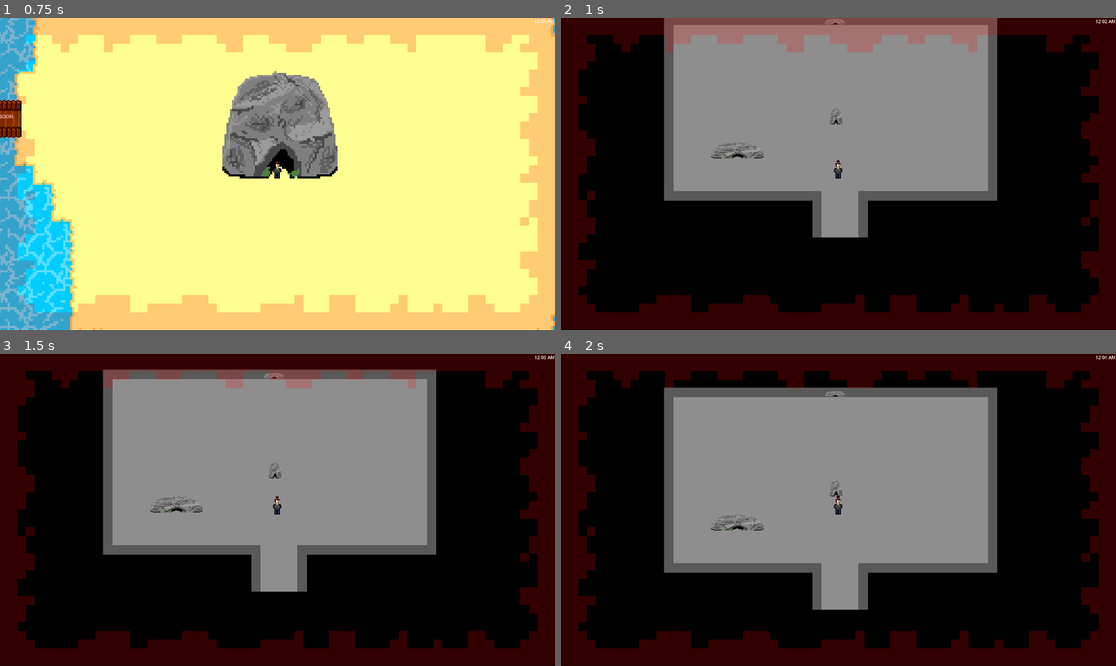
Above: before the commit, frames 1-4 (two rows, left to right).
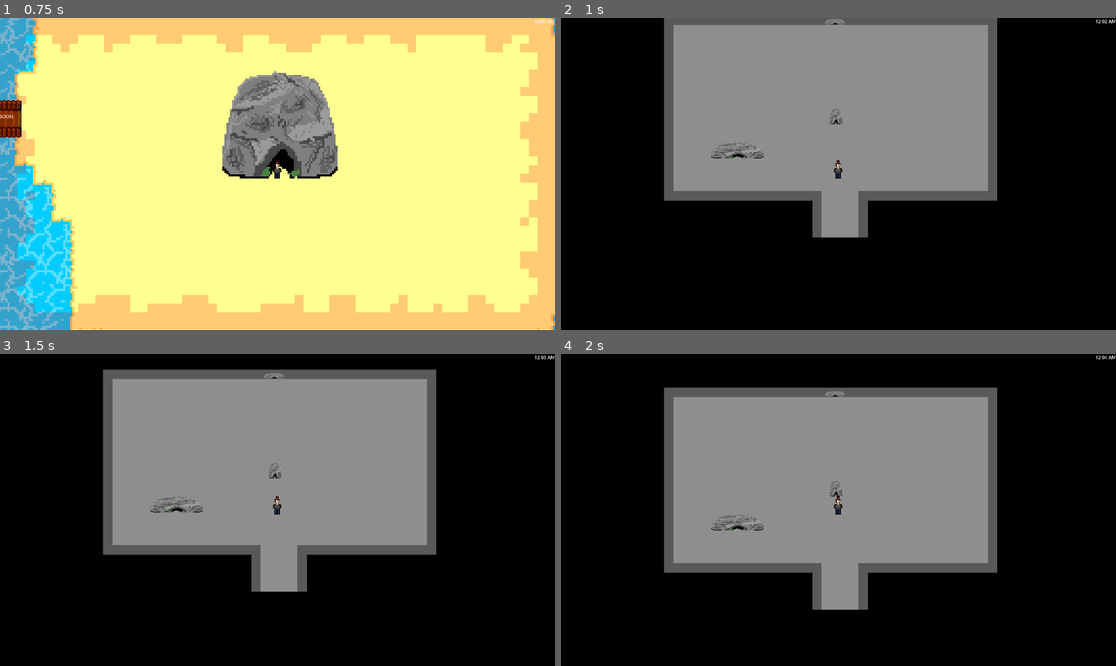
Above: after the commit, the same moments.

Repository: SIN-Studios/Greed
Game: Godot game, scene res://Levels/main_level.tscn
Two runs of this game, one before a commit and one after it. Both use one fixed random seed, a clock stepped at 60 frames per second and the inputs below.
Inputs (mouse positions are in pixels of both pictures, inside the frame that each line leads up to):
- Up to frame 1 (0.75 s): tap Enter at 0.5 s; move the mouse to (249, 236) at 0.52 s; hold W (move_forward) from 0.53 s (still down); tap Up (damage) at 0.6 s
- Up to frame 2 (1 s): keep holding W (move_forward)
- Up to frame 3 (1.5 s): keep holding W (move_forward); move the mouse to (444, 556) at 1.27 s; tap E (interact) at 1.35 s
- Up to frame 4 (2 s): keep holding W (move_forward)

Frame 1 is identical in both runs. In frame 2, 22% of the frame differs, in the area x 0-100%, y 0-100%; in frame 3, 22%; in frame 4, 22%.

Commit message:
fixed health fx bug when walking into a new scene

Diff:
--- a/Project/UI/health.gd
+++ b/Project/UI/health.gd
@@ -5,10 +5,11 @@
 
 func _process(_delta: float) -> void:
 	if not player:
+		player = get_tree().get_first_node_in_group("player")
 		return
 
-	$health_indicator.self_modulate.a8 = (100 - float(player.health)) * 2.55
+	$health_indicator.modulate.a8 = (100 - float(player.health)) * 2.55
 	if player.time_till_regen > 2:
-		$health_indicator.self_modulate.r8 = 255
+		$health_indicator.modulate.r8 = 255
 	else:
-		$health_indicator.self_modulate.r8 = lerp($health_indicator.self_modulate.r8, 155, 0.01)
+		$health_indicator.modulate.r8 = lerp($health_indicator.modulate.r8, 155, 0.01)
